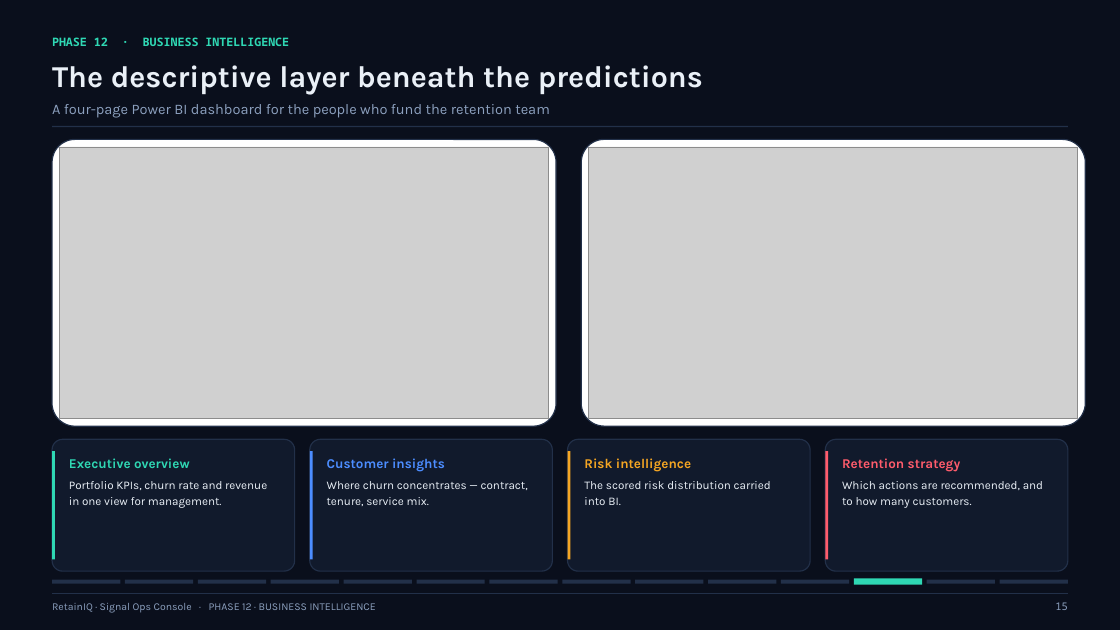
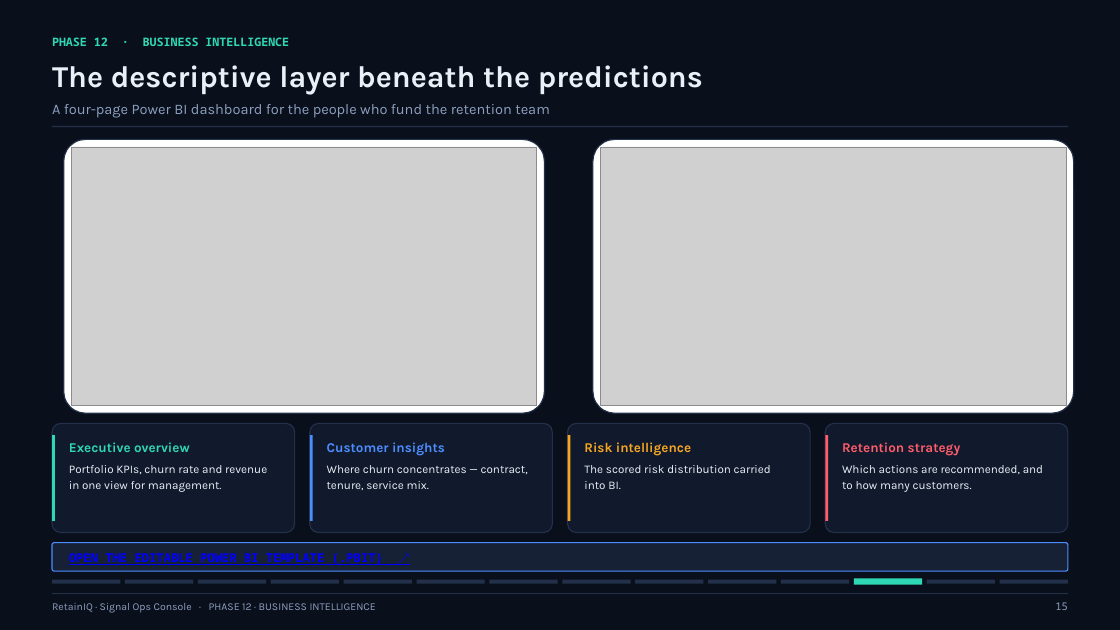
Before and after one commit to Logesh0247/RetainIQ_Signal_Ops_Console, a slide deck: slide 15 of presentation/RetainIQ_Project_Review.pptx. Drawn at 1120x630 pixels with LibreOffice and Linux fonts; fonts in the diff are those of the drawing; grey boxes stand for pictures. Boxes give left, top, right and bottom in pixels: in the first picture for what was removed or moved away, otherwise in the second. Text is boxed around its words. In the diff, an @@ line names an element or a change of style, - is before the commit and + after.

```diff
--- a/presentation/RetainIQ_Project_Review.pptx
+++ b/presentation/RetainIQ_Project_Review.pptx
@@ rounded rectangle: place and size @@
-rounded rectangle at <box>52,139,556,426</box>
+rounded rectangle at <box>64,139,544,413</box>
@@ picture: place and size @@
-picture at <box>60,147,549,418</box>
+picture at <box>71,147,537,406</box>
@@ rounded rectangle: place and size @@
-rounded rectangle at <box>581,139,1086,426</box>
+rounded rectangle at <box>593,139,1074,413</box>
@@ picture: place and size @@
-picture at <box>589,147,1078,418</box>
+picture at <box>601,147,1066,406</box>
@@ rounded rectangle: place and size @@
-rounded rectangle at <box>52,439,295,571</box>
+rounded rectangle at <box>52,423,295,533</box>
@@ rectangle: place and size @@
-rectangle at <box>52,451,55,560</box>
+rectangle at <box>52,435,55,521</box>
@@ text "Executive overview": place and size @@
-text "Executive overview" at <box>69,458,267,508</box>
+text "Executive overview" at <box>69,442,267,492</box>
@@ rounded rectangle: place and size @@
-rounded rectangle at <box>310,439,553,571</box>
+rounded rectangle at <box>310,423,553,533</box>
@@ rectangle: place and size @@
-rectangle at <box>310,451,313,560</box>
+rectangle at <box>310,435,313,521</box>
@@ text "Customer insights": place and size @@
-text "Customer insights" at <box>327,458,528,506</box>
+text "Customer insights" at <box>327,442,528,490</box>
@@ rounded rectangle: place and size @@
-rounded rectangle at <box>568,439,811,571</box>
+rounded rectangle at <box>568,423,811,533</box>
@@ rectangle: place and size @@
-rectangle at <box>568,451,571,560</box>
+rectangle at <box>568,435,571,521</box>
@@ text "Risk intelligence": place and size @@
-text "Risk intelligence" at <box>584,458,771,505</box>
+text "Risk intelligence" at <box>584,442,771,489</box>
@@ rounded rectangle: place and size @@
-rounded rectangle at <box>825,439,1068,571</box>
+rounded rectangle at <box>825,423,1068,533</box>
@@ rectangle: place and size @@
-rectangle at <box>825,451,828,560</box>
+rectangle at <box>825,435,828,521</box>
@@ text "Retention strategy": place and size @@
-text "Retention strategy" at <box>842,458,1043,508</box>
+text "Retention strategy" at <box>842,442,1043,492</box>
@@ rounded rectangle added at <box>52,543,1068,571</box>, fill #162136, outline #4C8DFF 1 pt @@
@@ text added at <box>69,553,383,565</box>, 10.5 pt, text #0000FF, bold, underline @@
+OPEN THE EDITABLE POWER BI TEMPLATE (.PBIT) ↗
```
Also in this commit, not shown: 3 other slides changed, 4 slides removed, 20 other files.
